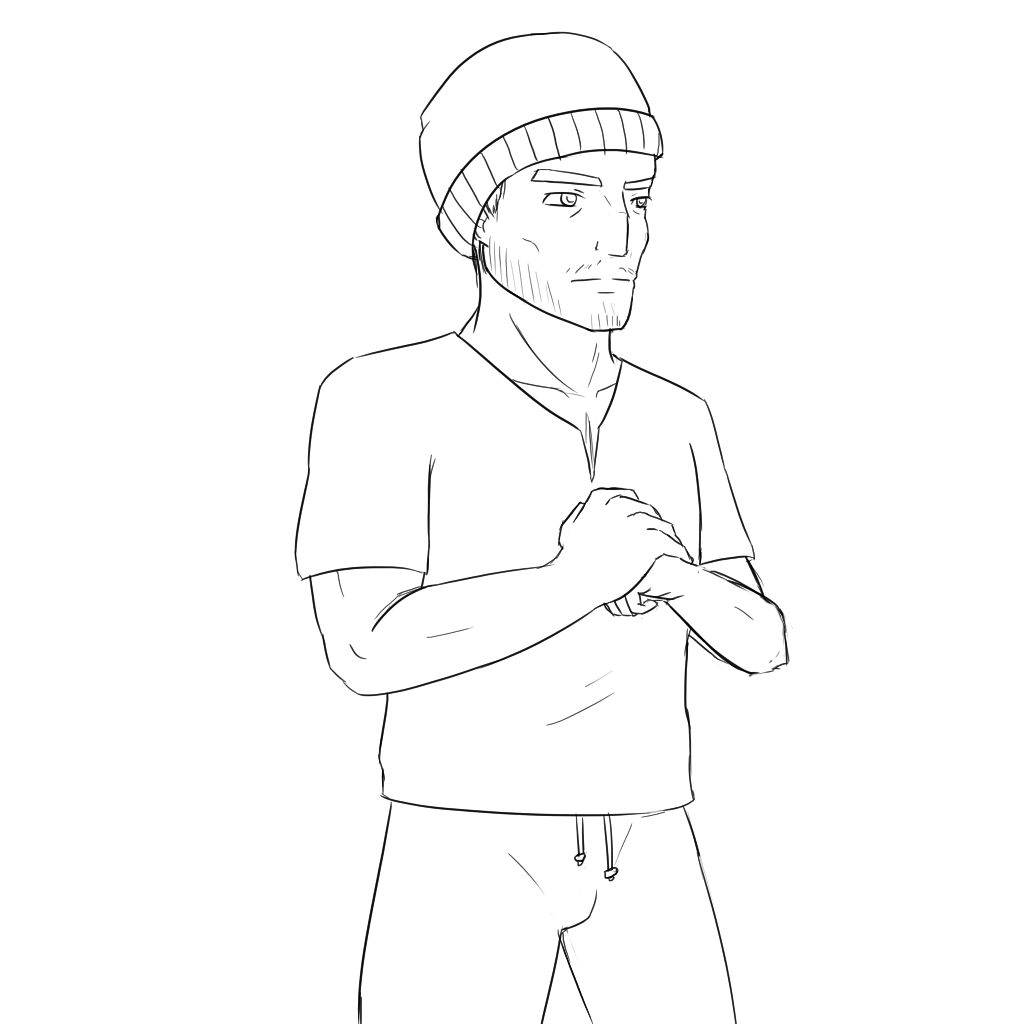
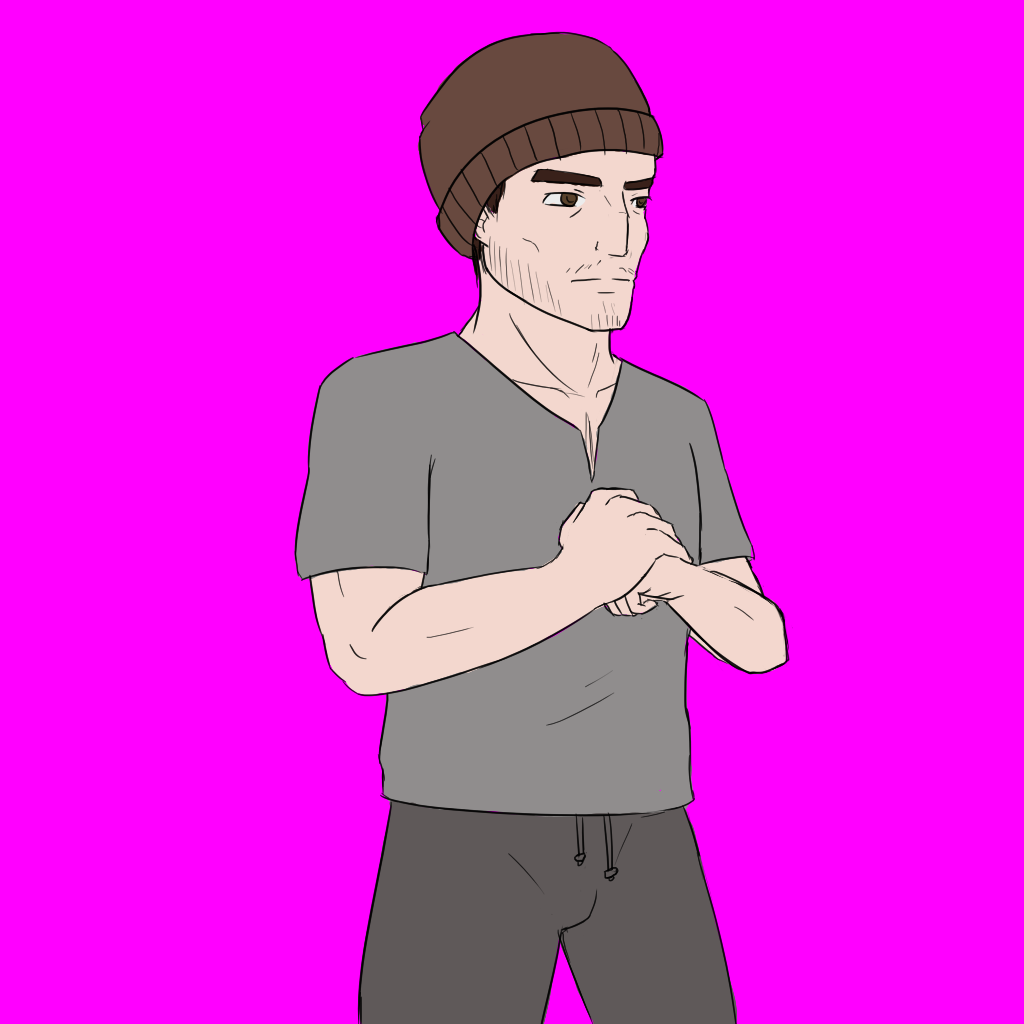
Layered file, before and after one edit (1024 × 1024). Changes by layer:
painted on "line" over [374, 561, 793, 971]
renamed "Layer 6" to "base colors", showed it, opacity 50% → 100%, painted on it over [252, 32, 787, 1024]
showed "Layer 20" over [0, 0, 1024, 1024]
